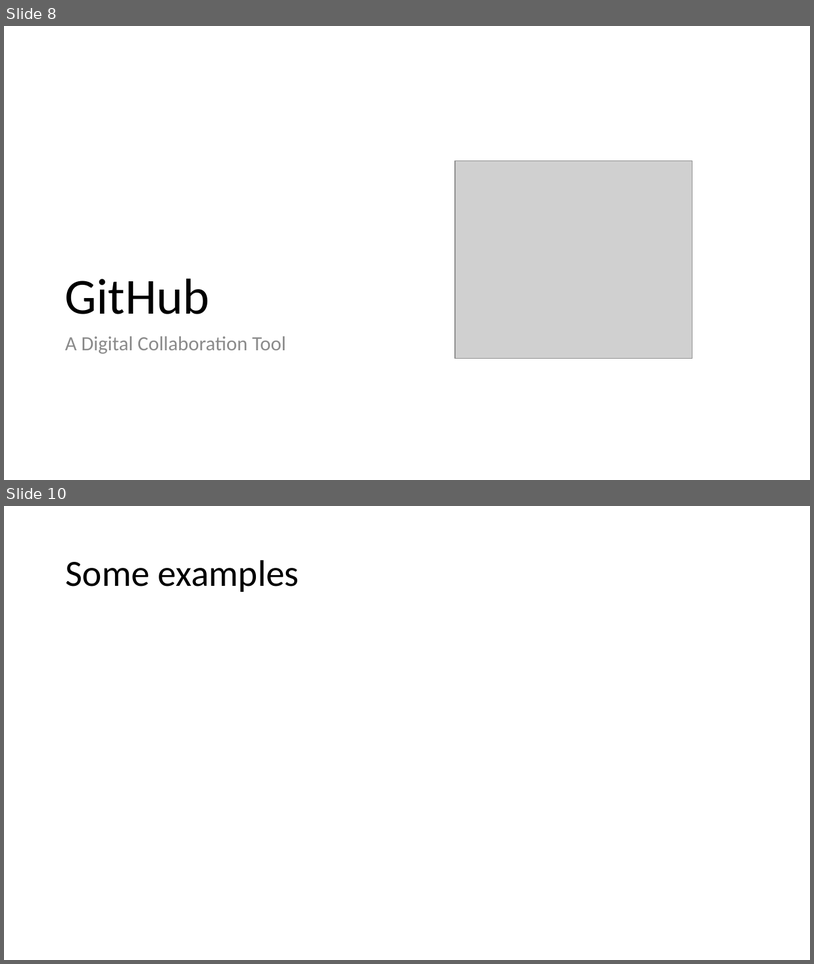
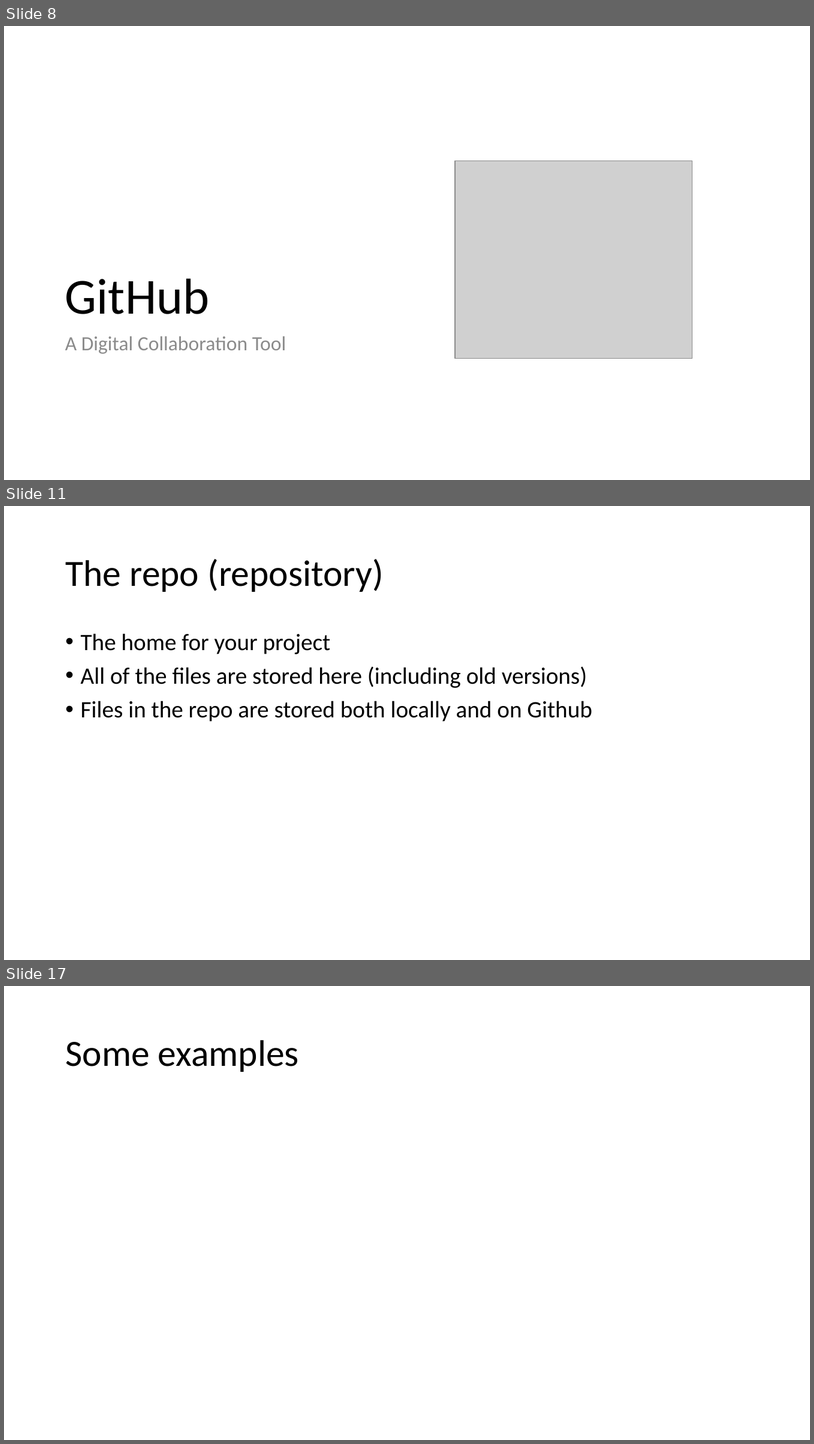
Before and after one commit to ReproducibleQM/n_commandments, a slide deck: pres_deck.pptx. Shown one above the other, each under a label of ours: slides 8 and 10 before the commit, slides 8, 11 and 17 after it; the slides between them are not shown. The pictures are 814x964 and 814x1444 pixels, drawn with LibreOffice and Linux fonts; fonts in the diff are those of the drawing; grey boxes stand for pictures. Boxes give left, top, right and bottom in pixels: in the first picture for what was removed or moved away, otherwise in the second. Text is boxed around its words. In the diff, an @@ line names an element or a change of style, - is before the commit and + after.

Commit message:
Add github slides

```diff
--- a/pres_deck.pptx
+++ b/pres_deck.pptx
@@ slide 11 added at (x1=4, y1=506, x2=810, y2=960), background #FFFFFF @@
@@ title added at (x1=65, y1=559, x2=384, y2=592), 44 pt, text #000000 @@
+The repo (repository)
@@ text added at (x1=81, y1=633, x2=592, y2=721), 28 pt, text #000000 @@
+• The home for your project
+• All of the files are stored here (including old versions)
+• Files in the repo are stored both locally and on Github
@@ what was slide 10 is now slide 17 @@
```
Also in this commit, not shown: 1 slide changed, 7 other slides added, 2 slides removed.
